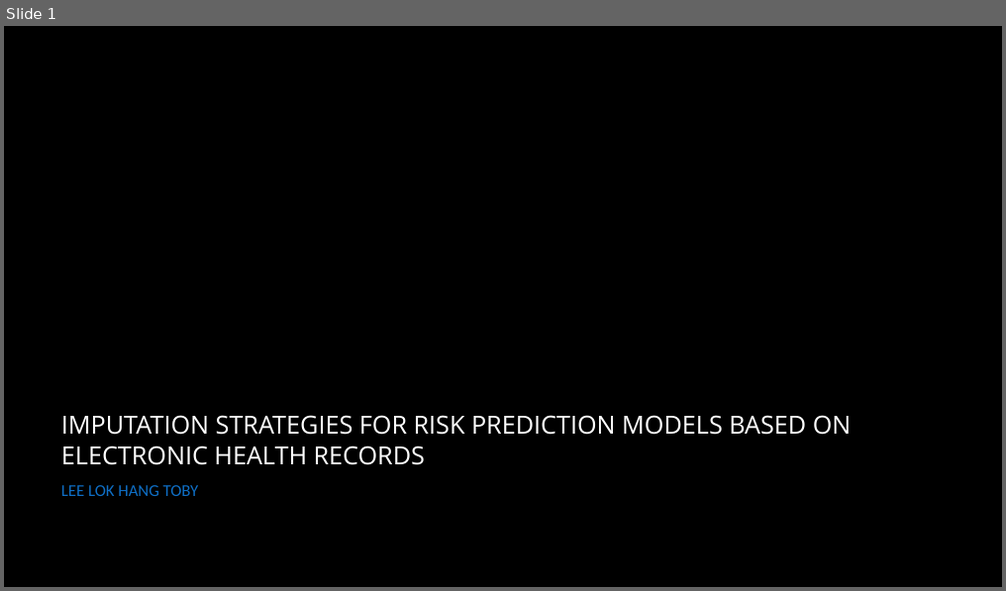
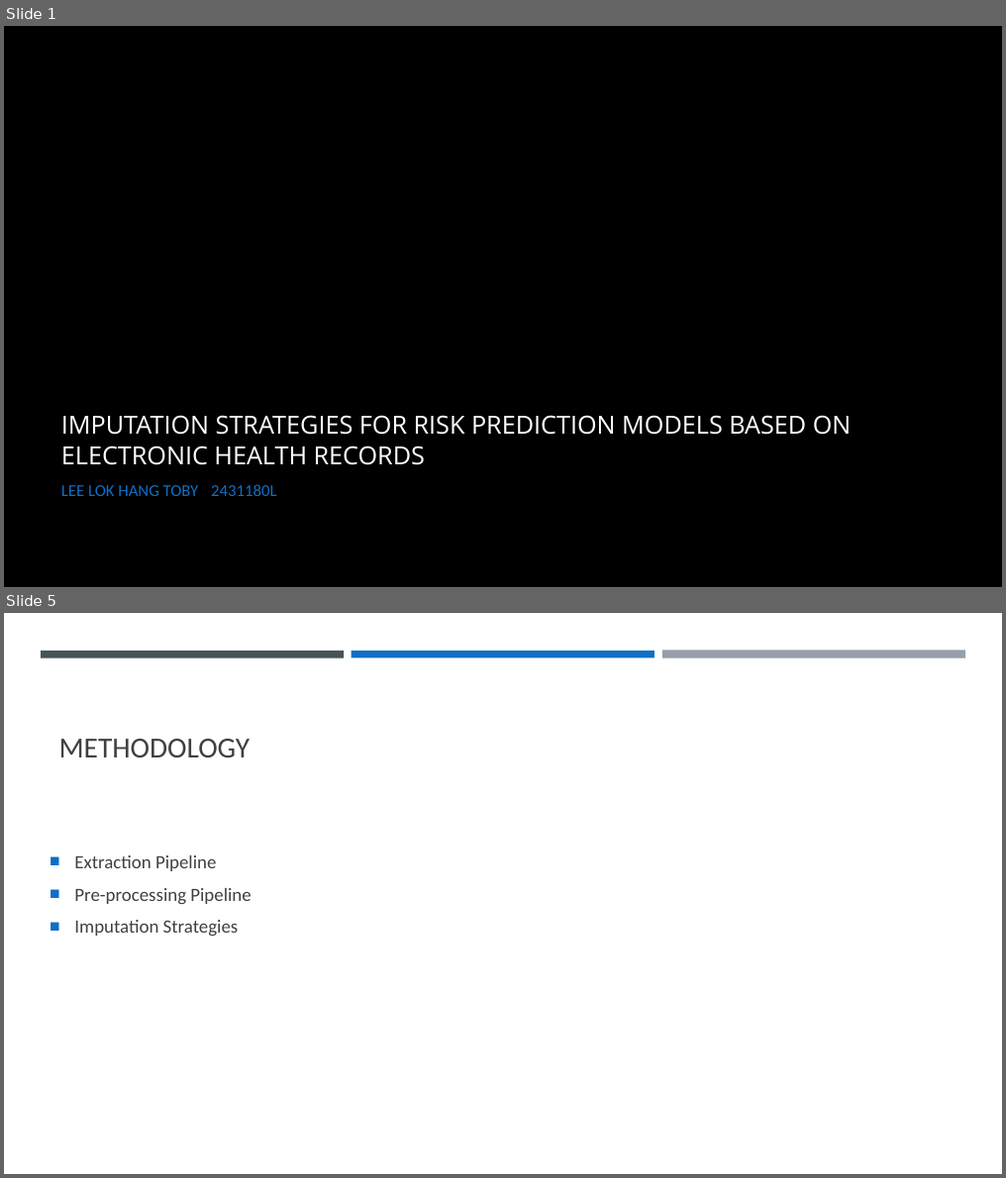
Before and after one commit to llhtoby/MIMIC-III-ML, a slide deck: presentation/Final Presentation.pptx. Shown one above the other, each under a label of ours: slide 1 before the commit, slides 1 and 5 after it; the slides between them are not shown. The pictures are 1006x591 and 1006x1178 pixels, drawn with LibreOffice and Linux fonts; fonts in the diff are those of the drawing; background and template pictures are left out. Boxes give left, top, right and bottom in pixels: in the first picture for what was removed or moved away, otherwise in the second. Text is boxed around its words. In the diff, an @@ line names an element or a change of style, - is before the commit and + after.

```diff
--- a/presentation/Final Presentation.pptx
+++ b/presentation/Final Presentation.pptx
@@ slide 5 added at [4,613,1002,1174], background #FFFFFF @@
@@ rectangle added at [41,651,344,658], fill #465359 @@
@@ rectangle added at [351,651,654,658], fill #0F6FC6 @@
@@ rectangle added at [662,651,965,659], fill #969FA7 @@
@@ title added at [59,739,251,758], 28 pt, text #404040 @@
+METHODOLOGY
@@ text added at [74,856,251,937], 18 pt, text #404040 @@
+■ Extraction Pipeline
+■ Pre-processing Pipeline
+■ Imputation Strategies
@@ slide 1 changed as well @@
@@ subtitle at [61,484,276,496]: text changed @@
-LEE LOK HANG TOBY
+LEE LOK HANG TOBY 2431180L
```
Also in this commit, not shown: 4 other slides changed, 19 other slides added, 8 slides removed, 49 other files.
